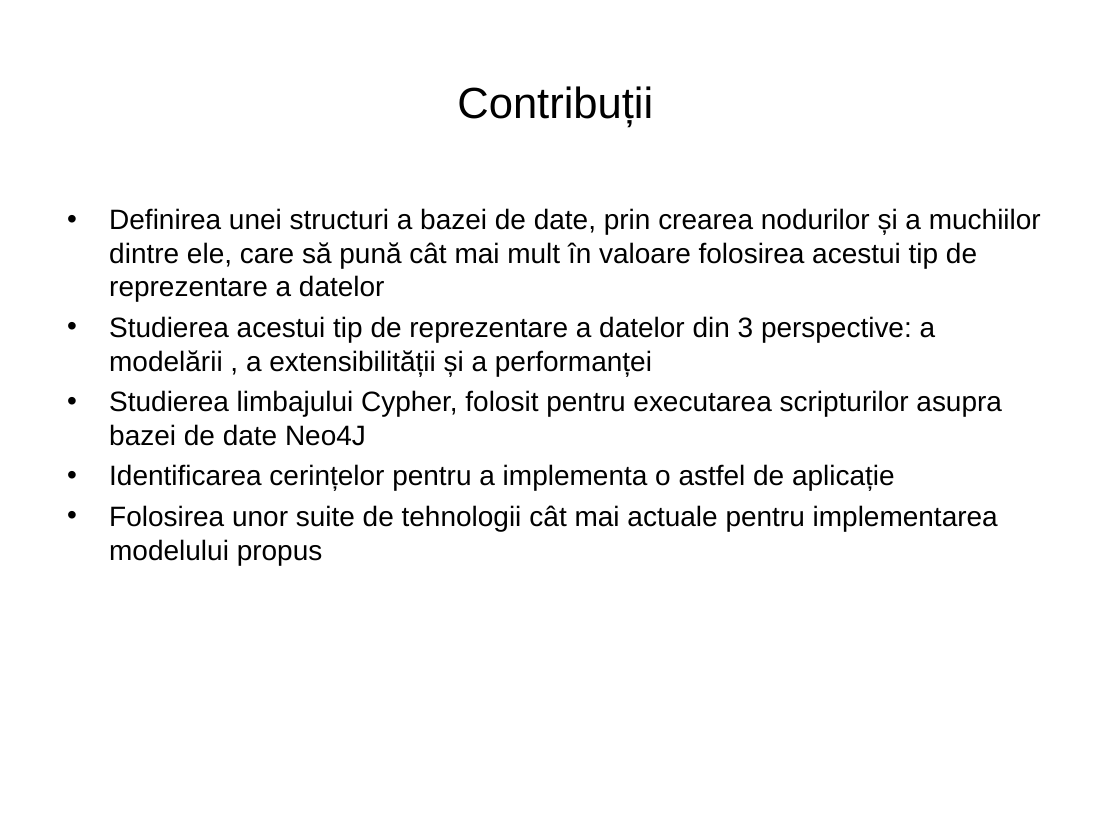
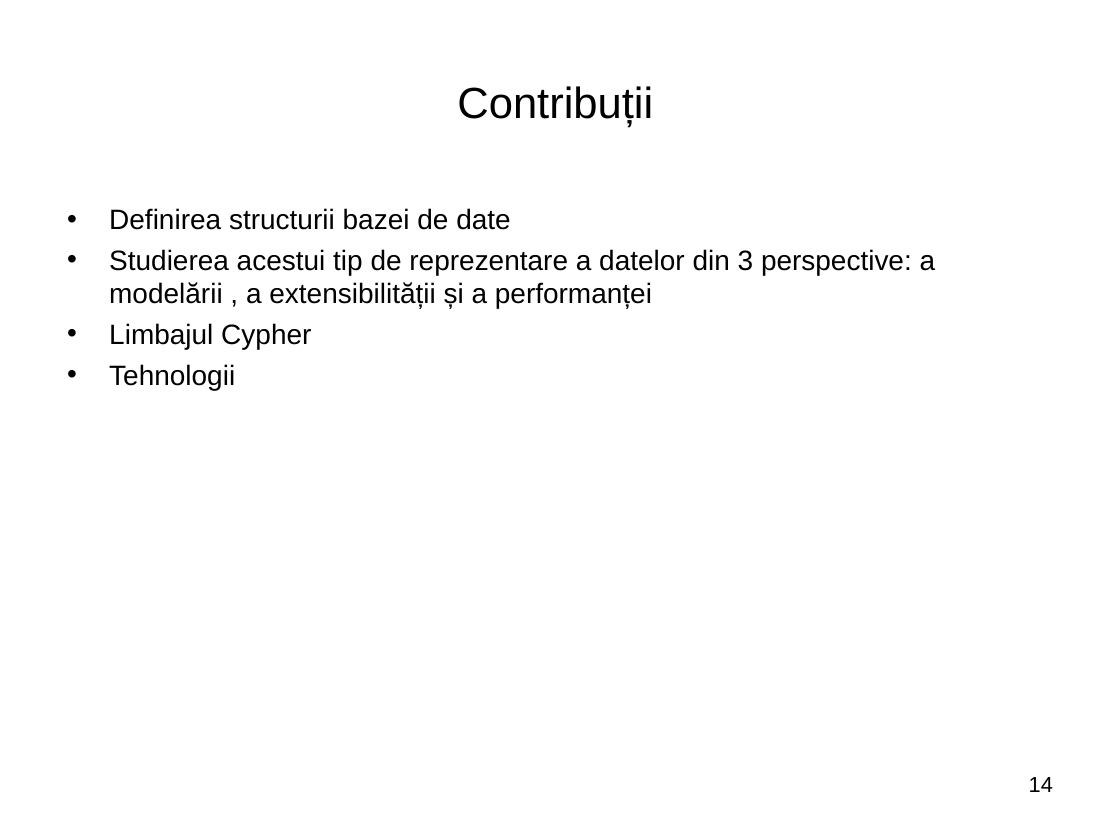
Before and after one commit to mariusolaru/Licenta, a slide deck: slide 14 of Licenta2018OlaruMariusGeorge/Prezentare.ppt. Drawn at 1120x840 pixels with LibreOffice and Linux fonts; fonts in the diff are those of the drawing; background and template pictures are left out. Boxes give left, top, right and bottom in pixels: in the first picture for what was removed or moved away, otherwise in the second. Text is boxed around its words. In the diff, an @@ line names an element or a change of style, - is before the commit and + after.

```diff
--- a/Licenta2018OlaruMariusGeorge/Prezentare.ppt
+++ b/Licenta2018OlaruMariusGeorge/Prezentare.ppt
@@ text at (109,208,510,230): text changed @@
-• Definirea unei structuri a bazei de date, prin crearea nodurilor și a muchiilor dintre ele, care să pună cât mai mult în valoare folosirea acestui tip de reprezentare a datelor
+• Definirea structurii bazei de date
@@ text at (109,323,311,390): text changed @@
-• Studierea limbajului Cypher, folosit pentru executarea scripturilor asupra bazei de date Neo4J
-• Identificarea cerințelor pentru a implementa o astfel de aplicație
-• Folosirea unor suite de tehnologii cât mai actuale pentru implementarea modelului propus
+• Limbajul Cypher
+• Tehnologii
@@ page number added at (1029,777,1053,792), 14 pt, text #000000 @@
+14
```
Also in this commit, not shown: 11 other slides changed, 3 slides added, 3 slides removed.
